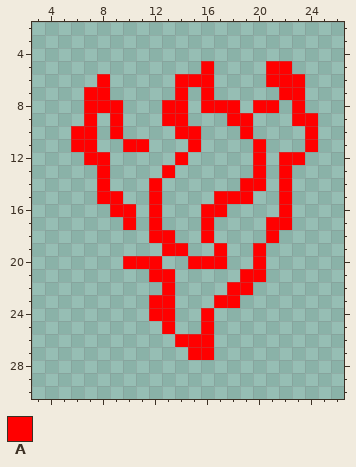
A pixel-art sprite gets an edit: GraphicsEngine/Game/Art/Spells/pyroblast.png. The picture above was drawn from the file before the commit.
The file is 32x32 pixels. Shown: x 3..26, y 2..30.
Palette (. is transparent): A #ff0000
Pixels before, first column x 6:
 5 ..........A....AA..
 6 ..A.....AAA....AAA.
 7 .AA.....A.A.....AA.
 8 .AAA...AA.AAA.AA.A.
 9 .A.A...AA...AA...AA
10 AA.A....AA...A....A
11 AA..AA...A....A...A
12 .AA.....A.....A.AA.
13 ..A....A......A.A..
14 ..A...A......AA.A..
15 ..AA..A....AAA..A..
16 ...AA.A...AA....A..
17 ....A.A...A....AA..
18 ......AA..A....A...
19 .......AA..A..A....
20 ....AAA..AAA..A....
21 ......AA.....AA....
22 .......A....AA.....
23 ......AA...AA......
24 ......AA..A........
25 .......A..A........
26 ........AAA........
27 .........AA........
New version:
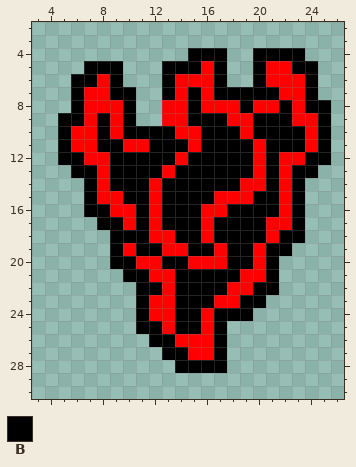
Colours new in this view: B #000000
Diff:
y 4: x 15..17 ... -> BBB; x 20..23 .... -> BBBB
y 5: x 7..9 ... -> BBB; x 13..15 ... -> BBB; x 17 . -> B; x 20 . -> B; x 23..24 .. -> BB
y 6: x 6..7 .. -> BB; x 9 . -> B; x 13 . -> B; x 17 . -> B; x 20 . -> B; x 24 . -> B
y 7: x 6 . -> B; x 9..10 .. -> BB; x 13 . -> B; x 15 . -> B; x 17..21 ..... -> BBBBB; x 24 . -> B
y 8: x 6 . -> B; x 10 . -> B; x 15 . -> B; x 19 . -> B; x 22 . -> B; x 24..25 .. -> BB
y 9: x 5..6 .. -> BB; x 8 . -> B; x 10 . -> B; x 15..17 ... -> BBB; x 20..22 ... -> BBB; x 25 . -> B
y 10: x 5 . -> B; x 8 . -> B; x 10..13 .... -> BBBB; x 16..18 ... -> BBB; x 20..23 .... -> BBBB; x 25 . -> B
y 11: x 5 . -> B; x 8..9 .. -> BB; x 12..14 ... -> BBB; x 16..19 .... -> BBBB; x 21..23 ... -> BBB; x 25 . -> B
y 12: x 5..6 .. -> BB; x 9..13 ..... -> BBBBB; x 15..19 ..... -> BBBBB; x 21 . -> B; x 24..25 .. -> BB
y 13: x 6..7 .. -> BB; x 9..12 .... -> BBBB; x 14..19 ...... -> BBBBBB; x 21 . -> B; x 23..24 .. -> BB
y 14: x 7 . -> B; x 9..11 ... -> BBB; x 13..18 ...... -> BBBBBB; x 21 . -> B; x 23 . -> B
y 15: x 7 . -> B; x 10..11 .. -> BB; x 13..16 .... -> BBBB; x 20..21 .. -> BB; x 23 . -> B
y 16: x 7..8 .. -> BB; x 11 . -> B; x 13..15 ... -> BBB; x 18..21 .... -> BBBB; x 23 . -> B
y 17: x 8..9 .. -> BB; x 11 . -> B; x 13..15 ... -> BBB; x 17..20 .... -> BBBB; x 23 . -> B
y 18: x 9..11 ... -> BBB; x 14..15 .. -> BB; x 17..20 .... -> BBBB; x 22..23 .. -> BB
y 19: x 9..12 .... -> BABB; x 15..16 .. -> BB; x 18..19 .. -> BB; x 21..22 .. -> BB
y 20: x 9..10 .A -> BB; x 13..14 .. -> BB; x 18..19 .. -> BB; x 21 . -> B
y 21: x 10..11 .. -> BB; x 14..18 ..... -> BBBBB; x 21 . -> B
y 22: x 11..12 .. -> BB; x 14..17 .... -> BBBB; x 20..21 .. -> BB
y 23: x 11 . -> B; x 14..16 ... -> BBB; x 19..20 .. -> BB
y 24: x 11 . -> B; x 14..15 .. -> BB; x 17..19 ... -> BBB
y 25: x 11..12 .. -> BB; x 14..15 .. -> BB; x 17 . -> B
y 26: x 12..13 .. -> BB; x 17 . -> B
y 27: x 13..14 .. -> BB; x 17 . -> B
y 28: x 14..17 .... -> BBBB
Pixel boxes of the changes (left, top, right, bottom) in both pictures:
changed: (58, 48, 331, 373)
